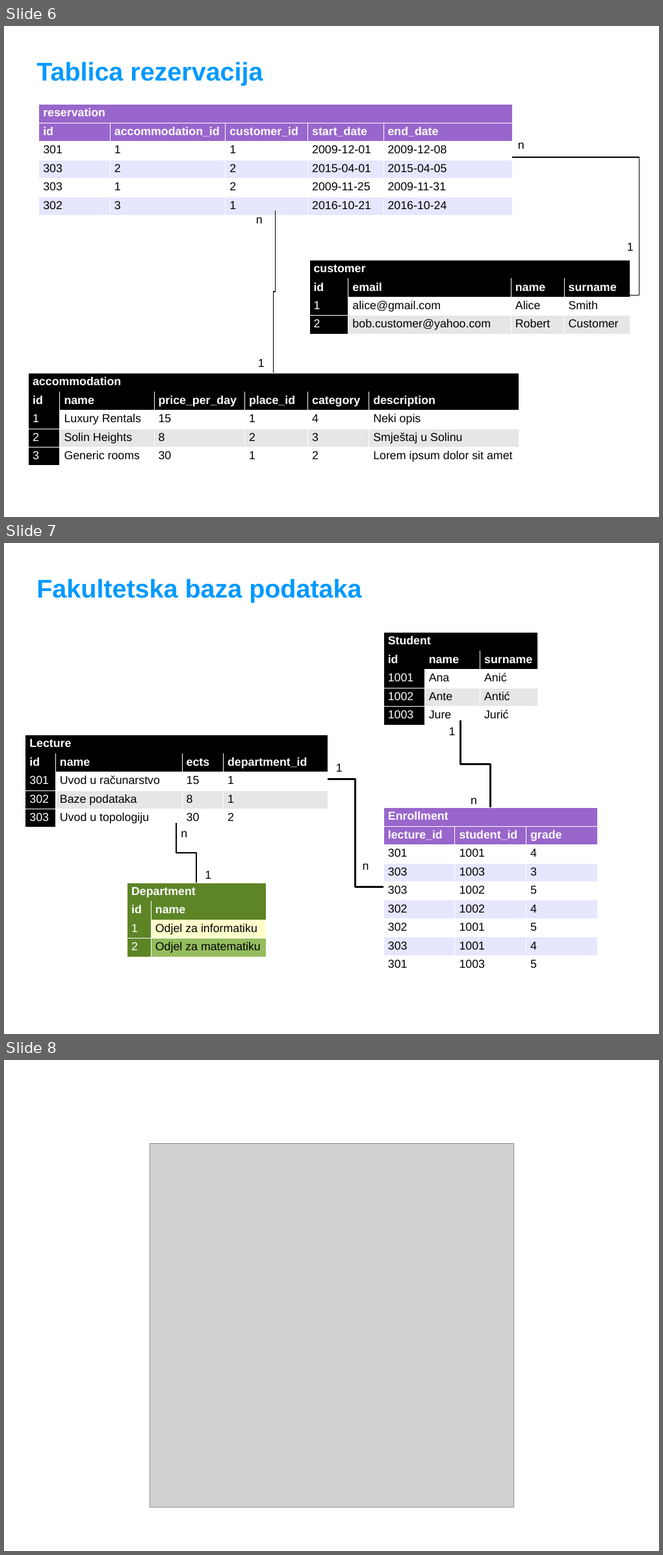
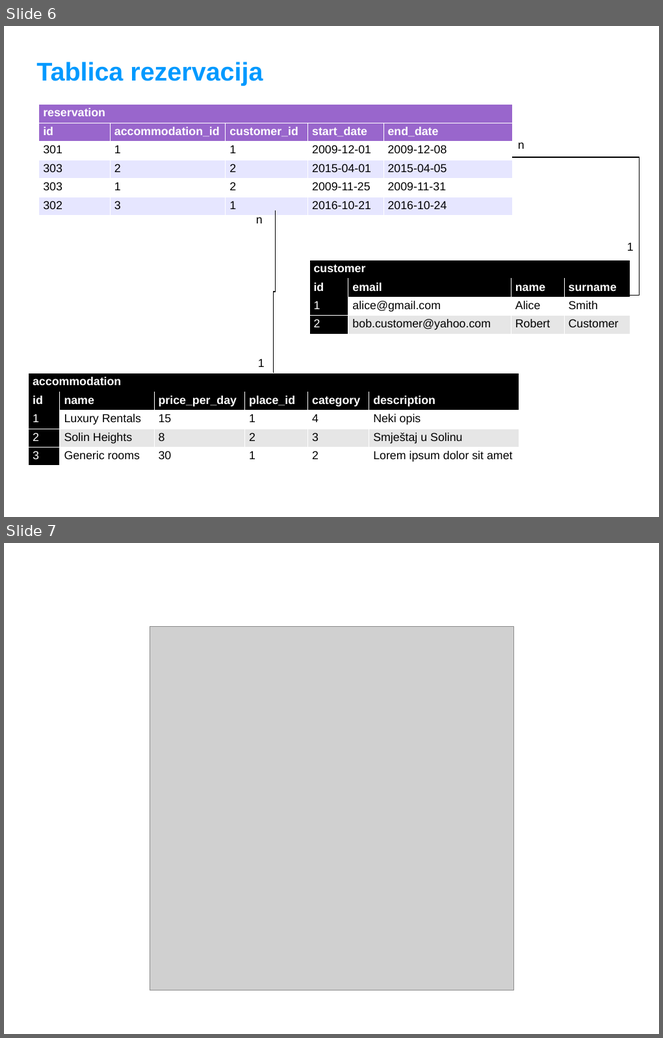
Before and after one commit to adriatichr/php-academy, a slide deck: predavanja/28 Baza podataka za booking aplikaciju.odp. Shown one above the other, each under a label of ours: slides 6, 7 and 8 before the commit, slides 6 and 7 after it. The pictures are 663x1555 and 663x1038 pixels, drawn with LibreOffice and Linux fonts; fonts in the diff are those of the drawing; grey boxes stand for pictures; background and template pictures are left out. Boxes give left, top, right and bottom in pixels: in the first picture for what was removed or moved away, otherwise in the second. Text is boxed around its words. In the diff, an @@ line names an element or a change of style, - is before the commit and + after.

Commit message:
ispravio grešku u prezentaciji

```diff
--- a/predavanja/28 Baza podataka za booking aplikaciju.odp
+++ b/predavanja/28 Baza podataka za booking aplikaciju.odp
@@ slide 7 removed at bbox=[4, 543, 659, 1034], background #FFFFFF @@
@@ title removed at bbox=[36, 579, 362, 603] @@
-Fakultetska baza podataka
@@ table removed at bbox=[384, 632, 538, 721], 5 rows, 3 columns @@
-Student |  | 
-id | name | surname
-1001 | Ana | Anić
-1002 | Ante | Antić
-1003 | Jure | Jurić
@@ table removed at bbox=[25, 735, 328, 826], 5 rows, 4 columns @@
-Lecture |  |  | 
-id | name | ects | department_id
-301 | Uvod u računarstvo | 15 | 1
-302 | Baze podataka | 8 | 1
-303 | Uvod u topologiju | 30 | 2
@@ text removed at bbox=[449, 727, 456, 735] @@
-1
@@ elbow line removed from (490, 808) to (461, 720) @@
@@ text removed at bbox=[336, 763, 343, 772] @@
-1
@@ elbow line removed from (384, 887) to (328, 780) @@
@@ table removed at bbox=[384, 808, 597, 971], 9 rows, 3 columns @@
-Enrollment |  | 
-lecture_id | student_id | grade
-301 | 1001 | 4
-303 | 1003 | 3
-303 | 1002 | 5
-302 | 1002 | 4
-302 | 1001 | 5
-303 | 1001 | 4
-301 | 1003 | 5
@@ text removed at bbox=[471, 798, 477, 804] @@
-n
@@ elbow line removed from (196, 883) to (176, 823) @@
@@ text removed at bbox=[181, 831, 187, 837] @@
-n
@@ text removed at bbox=[205, 871, 211, 879] @@
-1
@@ text removed at bbox=[363, 863, 369, 870] @@
-n
@@ table removed at bbox=[127, 883, 266, 956], 4 rows, 2 columns @@
-Department | 
-id | name
-1 | Odjel za informatiku
-2 | Odjel za matematiku
@@ what was slide 8 is now slide 7 @@
```
